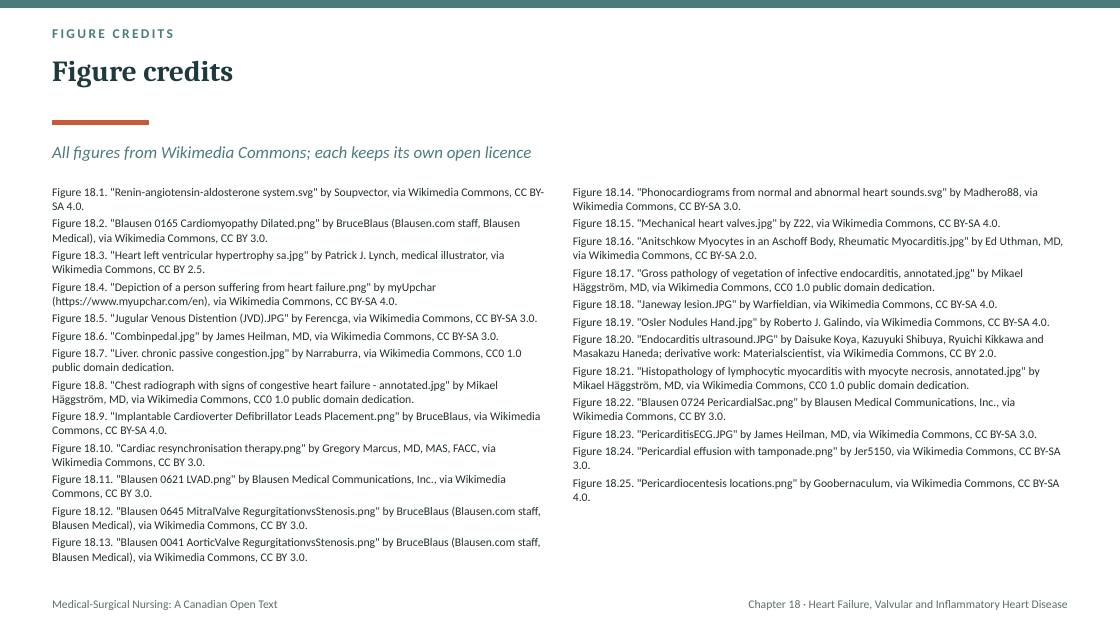
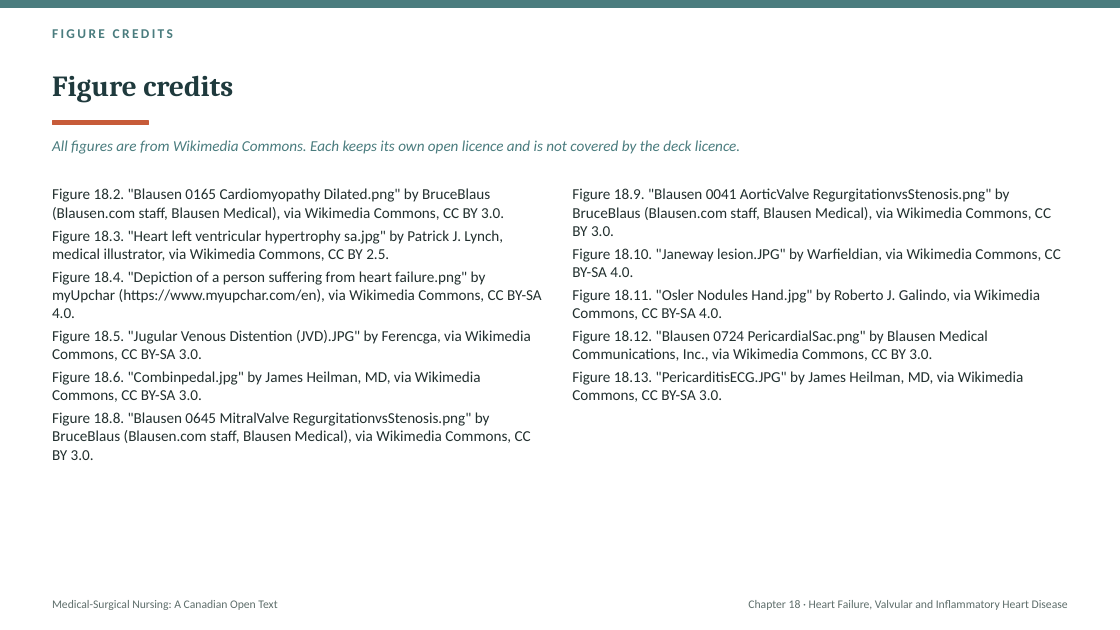
Before and after one commit to andrewleenl/opensourcenursing, a slide deck: slide 44 of Ch18_Heart_Failure_Valvular_and_Inflammatory_Heart_Disease_Lecture_Presentation.pptx (slide 50 before the commit). Drawn at 1120x630 pixels with LibreOffice and Linux fonts; fonts in the diff are those of the drawing. Boxes give left, top, right and bottom in pixels: in the first picture for what was removed or moved away, otherwise in the second. Text is boxed around its words. In the diff, an @@ line names an element or a change of style, - is before the commit and + after.

```diff
--- a/Ch18_Heart_Failure_Valvular_and_Inflammatory_Heart_Disease_Lecture_Presentation.pptx
+++ b/Ch18_Heart_Failure_Valvular_and_Inflammatory_Heart_Disease_Lecture_Presentation.pptx
@@ title "Figure credits" at bbox=[52, 75, 233, 103]: vertical alignment top to middle @@
@@ text at bbox=[52, 140, 740, 154]: text changed; size 14.5 to 13 pt @@
-All figures from Wikimedia Commons; each keeps its own open licence
+All figures are from Wikimedia Commons. Each keeps its own open licence and is not covered by the deck licence.
@@ text at bbox=[52, 188, 545, 210]: paragraph removed @@
-Figure 18.1. "Renin-angiotensin-aldosterone system.svg" by Soupvector, via Wikimedia Commons, CC BY-SA 4.0.
@@ text at bbox=[52, 188, 542, 402]: size 10 to 13 pt in "Figure 18.2. "Blausen 0165 Cardiomyopathy Dilated.png" by ...", "Figure 18.3. "Heart left ventricular hypertrophy sa.jpg" ...", "Figure 18.4. "Depiction of a person suffering ...", "Figure 18.5. "Jugular Venous Distention (JVD).JPG" by ..." and 1 more places; more space between paragraphs @@
@@ text at bbox=[572, 188, 1061, 402]: text changed; size 10 to 13 pt @@
-Figure 18.14. "Phonocardiograms from normal and abnormal heart sounds.svg" by Madhero88, via Wikimedia Commons, CC BY-SA 3.0.
-Figure 18.15. "Mechanical heart valves.jpg" by Z22, via Wikimedia Commons, CC BY-SA 4.0.
-Figure 18.16. "Anitschkow Myocytes in an Aschoff Body, Rheumatic Myocarditis.jpg" by Ed Uthman, MD, via Wikimedia Commons, CC BY-SA 2.0.
-Figure 18.17. "Gross pathology of vegetation of infective endocarditis, annotated.jpg" by Mikael Häggström, MD, via Wikimedia Commons, CC0 1.0 public domain dedication.
-Figure 18.18. "Janeway lesion.JPG" by Warfieldian, via Wikimedia Commons, CC BY-SA 4.0.
-Figure 18.19. "Osler Nodules Hand.jpg" by Roberto J. Galindo, via Wikimedia Commons, CC BY-SA 4.0.
-Figure 18.20. "Endocarditis ultrasound.JPG" by Daisuke Koya, Kazuyuki Shibuya, Ryuichi Kikkawa and Masakazu Haneda; derivative work: Materialscientist, via Wikimedia Commons, CC BY 2.0.
-Figure 18.21. "Histopathology of lymphocytic myocarditis with myocyte necrosis, annotated.jpg" by Mikael Häggström, MD, via Wikimedia Commons, CC0 1.0 public domain dedication.
-Figure 18.22. "Blausen 0724 PericardialSac.png" by Blausen Medical Communications, Inc., via Wikimedia Commons, CC BY 3.0.
-Figure 18.23. "PericarditisECG.JPG" by James Heilman, MD, via Wikimedia Commons, CC BY-SA 3.0.
-Figure 18.24. "Pericardial effusion with tamponade.png" by Jer5150, via Wikimedia Commons, CC BY-SA 3.0.
-Figure 18.25. "Pericardiocentesis locations.png" by Goobernaculum, via Wikimedia Commons, CC BY-SA 4.0.
+Figure 18.9. "Blausen 0041 AorticValve RegurgitationvsStenosis.png" by BruceBlaus (Blausen.com staff, Blausen Medical), via Wikimedia Commons, CC BY 3.0.
+Figure 18.10. "Janeway lesion.JPG" by Warfieldian, via Wikimedia Commons, CC BY-SA 4.0.
+Figure 18.11. "Osler Nodules Hand.jpg" by Roberto J. Galindo, via Wikimedia Commons, CC BY-SA 4.0.
+Figure 18.12. "Blausen 0724 PericardialSac.png" by Blausen Medical Communications, Inc., via Wikimedia Commons, CC BY 3.0.
+Figure 18.13. "PericarditisECG.JPG" by James Heilman, MD, via Wikimedia Commons, CC BY-SA 3.0.
@@ text at bbox=[52, 412, 531, 460]: text changed; size 10 to 13 pt @@
-Figure 18.7. "Liver. chronic passive congestion.jpg" by Narraburra, via Wikimedia Commons, CC0 1.0 public domain dedication.
-Figure 18.8. "Chest radiograph with signs of congestive heart failure - annotated.jpg" by Mikael Häggström, MD, via Wikimedia Commons, CC0 1.0 public domain dedication.
-Figure 18.9. "Implantable Cardioverter Defibrillator Leads Placement.png" by BruceBlaus, via Wikimedia Commons, CC BY-SA 4.0.
-Figure 18.10. "Cardiac resynchronisation therapy.png" by Gregory Marcus, MD, MAS, FACC, via Wikimedia Commons, CC BY 3.0.
-Figure 18.11. "Blausen 0621 LVAD.png" by Blausen Medical Communications, Inc., via Wikimedia Commons, CC BY 3.0.
-Figure 18.12. "Blausen 0645 MitralValve RegurgitationvsStenosis.png" by BruceBlaus (Blausen.com staff, Blausen Medical), via Wikimedia Commons, CC BY 3.0.
-Figure 18.13. "Blausen 0041 AorticValve RegurgitationvsStenosis.png" by BruceBlaus (Blausen.com staff, Blausen Medical), via Wikimedia Commons, CC BY 3.0.
+Figure 18.8. "Blausen 0645 MitralValve RegurgitationvsStenosis.png" by BruceBlaus (Blausen.com staff, Blausen Medical), via Wikimedia Commons, CC BY 3.0.
```
Also in this commit, not shown: 5 other slides changed, 38 slides added, 44 slides removed, 1 other file.
